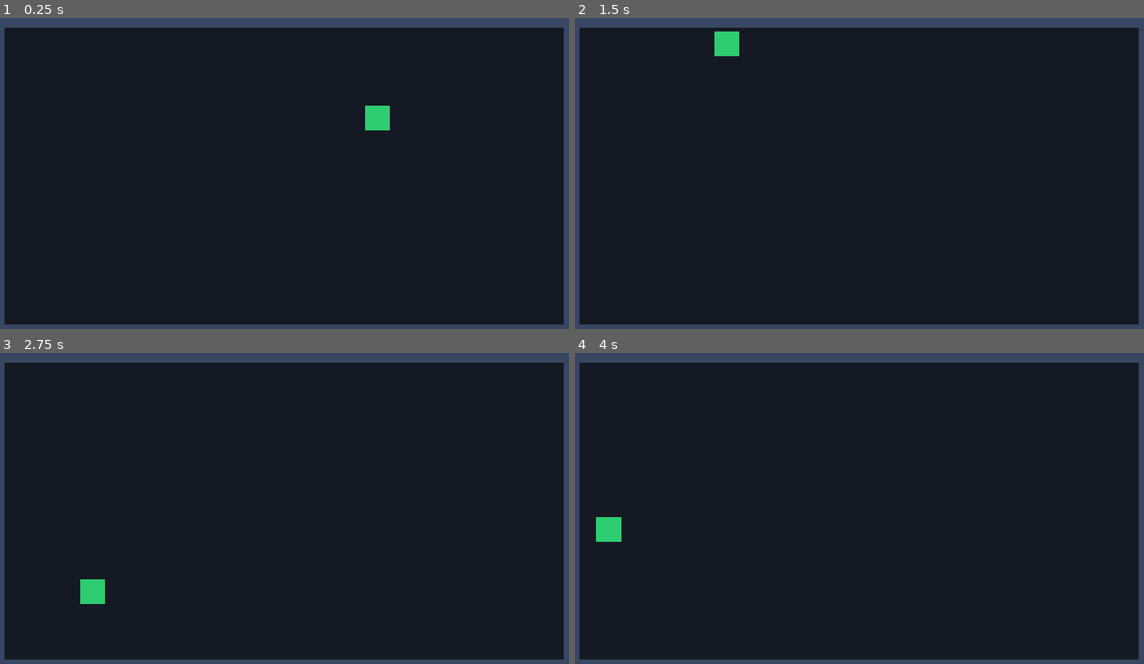
Above: before the commit, frames 1-4 (two rows, left to right).
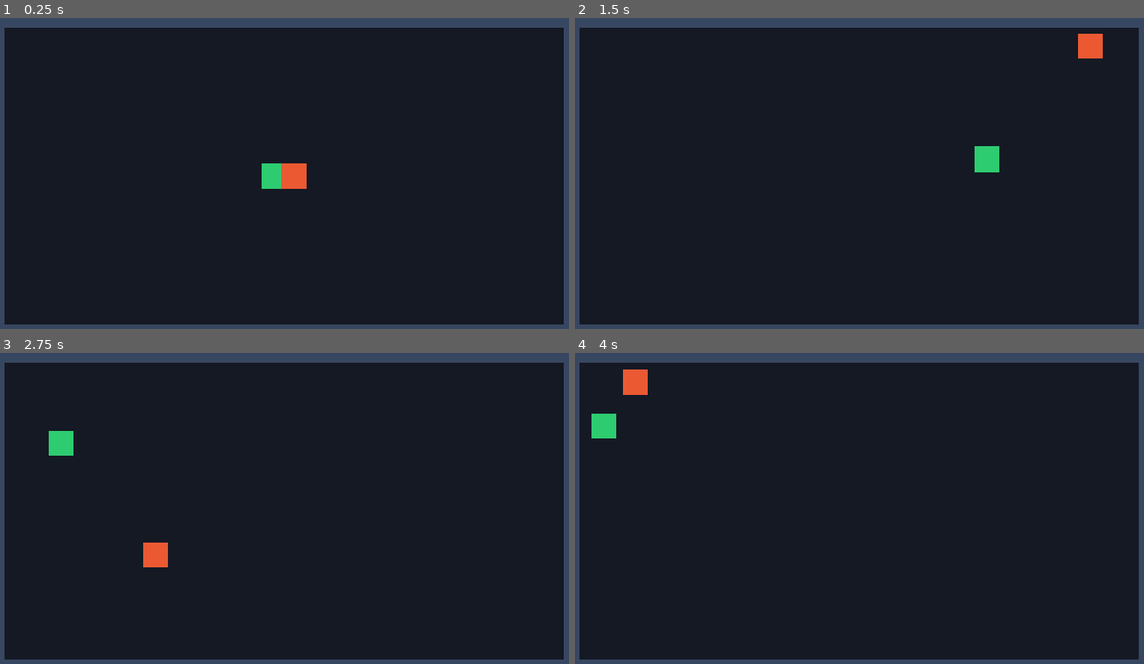
Above: after the commit, the same moments.

Repository: akr0407/physicsbr
Game: Godot game, scene res://scenes/main.tscn
Same seed, same stepped clock (60 frames per second), same inputs: the game is played once before the commit and once after it.
Inputs:
- Up to frame 1 (0.25 s): no input
- Up to frame 2 (1.5 s): tap Enter at 0.5 s; hold D 0.53-1.28 s; tap Space at 0.77 s
- Up to frame 3 (2.75 s): tap Space at 1.52 s; hold D from 2.03 s (still down)
- Up to frame 4 (4 s): tap Space at 3.02, 3.77 s; release D at 3.53 s

The runs differ from the first frame. In frame 1, 1.0% of the frame differs, in the area x 45-69%, y 28-55%; in frame 2, 1.1%, in the area x 24-93%, y 4-50%; in frame 3, 1.0%; in frame 4, 1.1%.

Commit message:
feat: implement main arena scene and fighter physics combat mechanics

Diff:
--- a/scenes/fighter.tscn
+++ b/scenes/fighter.tscn
@@ -12,7 +12,10 @@
 [node name="Fighter" type="RigidBody2D"]
 physics_material_override = SubResource("PhysicsMaterial_fighter")
 gravity_scale = 0.0
+lock_rotation = true
 continuous_cd = 2
+contact_monitor = true
+max_contacts_reported = 4
 linear_damp = 0.2
 angular_damp = 0.5
 script = ExtResource("1_fighter_script")
--- a/scenes/main.tscn
+++ b/scenes/main.tscn
@@ -68,4 +68,12 @@
 color = Color(0.22, 0.28, 0.38, 1)
 
 [node name="Fighter" parent="." instance=ExtResource("1_fighter")]
-position = Vector2(576, 324)
+position = Vector2(400, 324)
+initial_impulse = Vector2(700, 0)
+
+[node name="Fighter2" parent="." instance=ExtResource("1_fighter")]
+position = Vector2(752, 324)
+fighter_id = 2
+fighter_name = "Fighter 2"
+initial_impulse = Vector2(-700, 0)
+fighter_color = Color(0.92, 0.35, 0.2, 1)
--- a/scripts/fighter.gd
+++ b/scripts/fighter.gd
@@ -18,12 +18,87 @@
 ## Besar dan arah dorongan awal untuk prototype testing (dari Task 01)
 @export var initial_impulse: Vector2 = Vector2(800, -500)
 
+## Warna visual fighter untuk membedakan antar fighter di arena
+@export var fighter_color: Color = Color(0.18, 0.8, 0.44, 1)
+
 func _ready() -> void:
 	current_hp = max_hp
 	print("[%s (ID: %d)] Memasuki arena dengan HP: %0.1f/%0.1f" % [fighter_name, fighter_id, current_hp, max_hp])
 
+	# Terapkan warna visual jika ada
+	var visual: ColorRect = get_node_or_null("Visual")
+	if visual:
+		visual.color = fighter_color
+
+	# Konfigurasi contact monitor untuk mendeteksi tabrakan fisik
+	contact_monitor = true
+	max_contacts_reported = 4
+	if not body_entered.is_connected(_on_body_entered):
+		body_entered.connect(_on_body_entered)
+
 	# Menerapkan impuls seketika pada pusat massa (center of mass)
 	apply_central_impulse(initial_impulse)
+
+## Parameter Combat & Tabrakan
+@export var min_impact_velocity: float = 150.0
+@export var base_damage: float = 10.0
+@export var damage_velocity_scaling: float = 0.02
+@export var combat_cooldown: float = 0.5
+@export var knockback_impulse: float = 300.0
+var _last_combat_time: float = -999.0
+
+## Handler saat terjadi kontak fisik dengan body lain
+func _on_body_entered(body: Node) -> void:
+	# Abaikan jika kontak dengan diri sendiri atau fighter ini sudah tereliminasi
+	if body == self or is_eliminated:
+		return
+
+	# Verifikasi apakah body yang ditabrak adalah sesama fighter
+	if not (body is RigidBody2D and body.has_method("take_damage")):
+		return
+
+	# Fighter yang sudah tereliminasi tidak dapat diserang atau memicu combat
+	if "is_eliminated" in body and body.is_eliminated:
+		return
+
+	# Evaluasi cooldown combat pada kedua pihak untuk mencegah multi-hit saat kontak berlanjut
+	var current_time: float = Time.get_ticks_msec() / 1000.0
+	if current_time - _last_combat_time < combat_cooldown:
+		return
+	if "_last_combat_time" in body and (current_time - body._last_combat_time < combat_cooldown):
+		return
+
+	# Hitung kecepatan relatif tabrakan
+	var relative_velocity: float = (linear_velocity - body.linear_velocity).length()
+
+	# Jika benturan tidak cukup kuat (di bawah threshold), abaikan damage
+	if relative_velocity < min_impact_velocity:
+		return
+
+	# Catat waktu combat aktif pada kedua fighter agar sinkron dalam cooldown
+	_last_combat_time = current_time
+	if "_last_combat_time" in body:
+		body._last_combat_time = current_time
+
+	# Hitung jumlah damage berdasarkan intensitas tabrakan
+	var damage: float = snappedf(base_damage + (relative_velocity - min_impact_velocity) * damage_velocity_scaling, 0.1)
+
+	var target_name: String = body.fighter_name if "fighter_name" in body else body.name
+	print("[%s] & [%s] Bertabrakan! (Kecepatan Relatif: %0.1f) -> Mutual damage: %0.1f" % [fighter_name, target_name, relative_velocity, damage])
+
+	# Berikan damage ke kedua belah pihak (mutual damage)
+	take_damage(damage)
+	body.take_damage(damage)
+
+	# Terapkan knockback aktif menggunakan arah relatif posisi antar fighter
+	var push_dir: Vector2 = (global_position - body.global_position).normalized()
+	if push_dir.is_zero_approx():
+		push_dir = Vector2.UP
+
+	apply_central_impulse(push_dir * knockback_impulse)
+	if body is RigidBody2D:
+		body.apply_central_impulse(-push_dir * knockback_impulse)
+	print("[%s] Menerapkan knockback mutual %0.1f sepanjang sumbu benturan" % [fighter_name, knockback_impulse])
 
 ## Mengurangi HP fighter dengan boundary check dan proteksi eliminasi
 func take_damage(amount: float) -> void:
